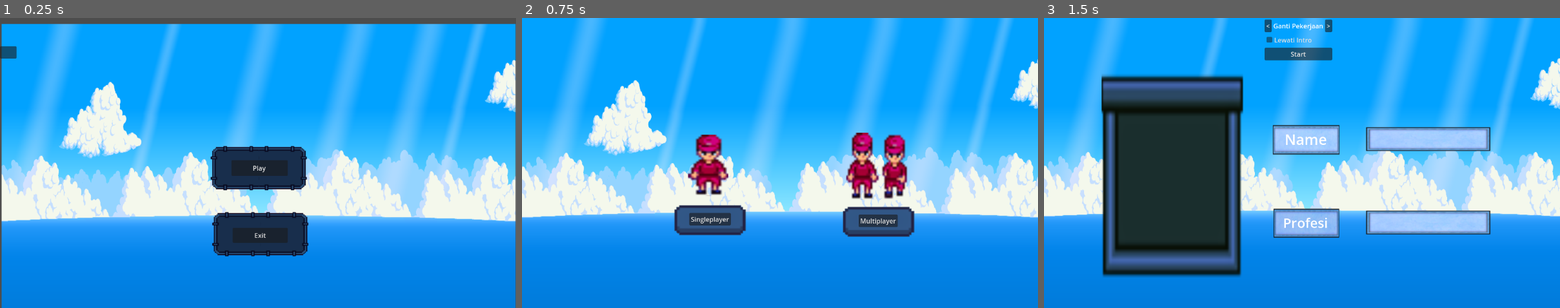
Above: before the commit, frames 1-3 (left to right).
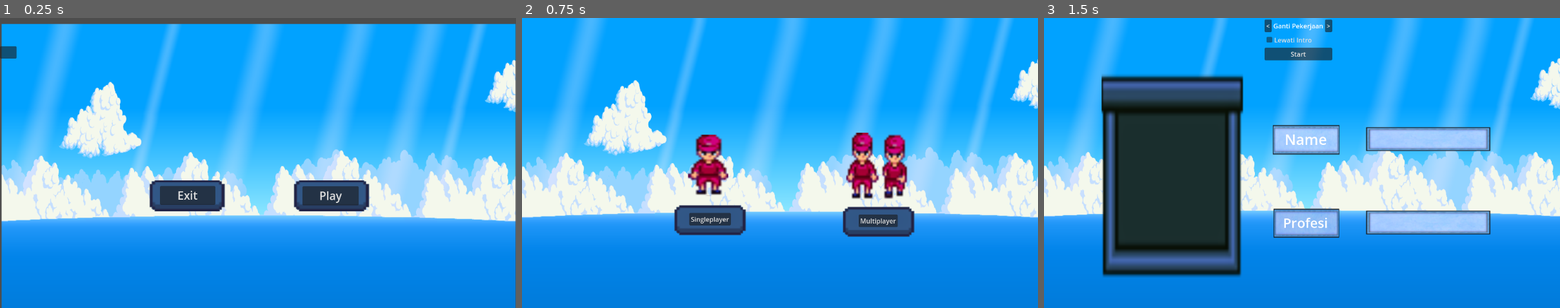
Above: after the commit, the same moments.

Repository: birugh/minimart
Game: Godot game, scene res://Interface/main_menu.tscn
Same seed, same stepped clock (60 frames per second), same inputs: the game is played once before the commit and once after it.
Inputs:
- Up to frame 1 (0.25 s): no input
- Up to frame 2 (0.75 s): click "Play" at 0.5 s
- Up to frame 3 (1.5 s): click "Singleplayer" at 1.25 s

The runs differ from the first frame. In frame 1, 8.3% of the frame differs, in the area x 29-72%, y 44-83%; in frame 2, nothing differs; in frame 3, nothing differs.

Commit message:
mengubah font size
mengubah font size

Diff:
--- a/Interface/main_menu.tscn
+++ b/Interface/main_menu.tscn
@@ -23,25 +23,20 @@
 region_rect = Rect2(13.3751, 9.03192, 1486.63, 500.593)
 
 [node name="NinePatchRect2" type="NinePatchRect" parent="NinePatchRect"]
-offset_left = 518.0
-offset_top = 302.0
-offset_right = 758.0
-offset_bottom = 414.0
+offset_left = 724.0
+offset_top = 388.0
+offset_right = 914.0
+offset_bottom = 465.0
 texture = ExtResource("3_l3ex8")
-region_rect = Rect2(13.0602, 195.408, 143.065, 132.551)
-patch_margin_left = 18
-patch_margin_top = 16
-patch_margin_right = 17
-patch_margin_bottom = 17
-axis_stretch_horizontal = 2
-axis_stretch_vertical = 2
+region_rect = Rect2(174.407, 251.91, 77.6152, 34.7716)
 
 [node name="Play_Button" type="Button" parent="NinePatchRect/NinePatchRect2"]
 layout_mode = 2
-offset_left = 52.0
-offset_top = 36.0
-offset_right = 192.0
-offset_bottom = 75.0
+offset_left = 22.0
+offset_top = 15.0
+offset_right = 162.0
+offset_bottom = 62.0
+theme_override_font_sizes/font_size = 28
 text = "Play"
 
 [node name="Settings_Button" type="Button" parent="."]
@@ -52,26 +47,20 @@
 text = " "
 
 [node name="NinePatchRect2" type="NinePatchRect" parent="."]
-layout_mode = 0
-offset_left = 526.0
-offset_top = 481.0
-offset_right = 766.0
-offset_bottom = 593.0
+offset_left = 370.0
+offset_top = 403.0
+offset_right = 560.0
+offset_bottom = 480.0
 texture = ExtResource("3_l3ex8")
-region_rect = Rect2(13.0602, 195.408, 143.065, 132.551)
-patch_margin_left = 18
-patch_margin_top = 16
-patch_margin_right = 17
-patch_margin_bottom = 17
-axis_stretch_horizontal = 2
-axis_stretch_vertical = 2
+region_rect = Rect2(174.407, 251.91, 77.6152, 34.7716)
 
 [node name="Exit_Button" type="Button" parent="."]
 layout_mode = 2
-offset_left = 577.0
-offset_top = 521.0
-offset_right = 714.0
-offset_bottom = 558.0
+offset_left = 397.0
+offset_top = 417.0
+offset_right = 534.0
+offset_bottom = 454.0
+theme_override_font_sizes/font_size = 28
 text = "Exit"
 
 [connection signal="pressed" from="NinePatchRect/NinePatchRect2/Play_Button" to="." method="_on_play_pressed"]
